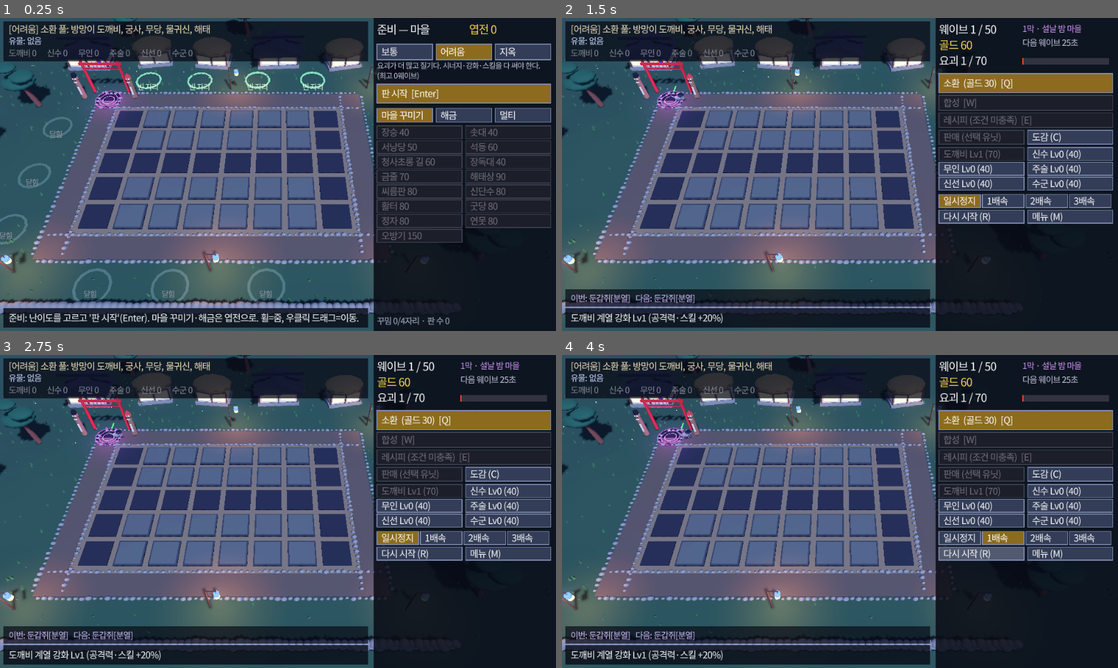
Above: before the commit, frames 1-4 (two rows, left to right).
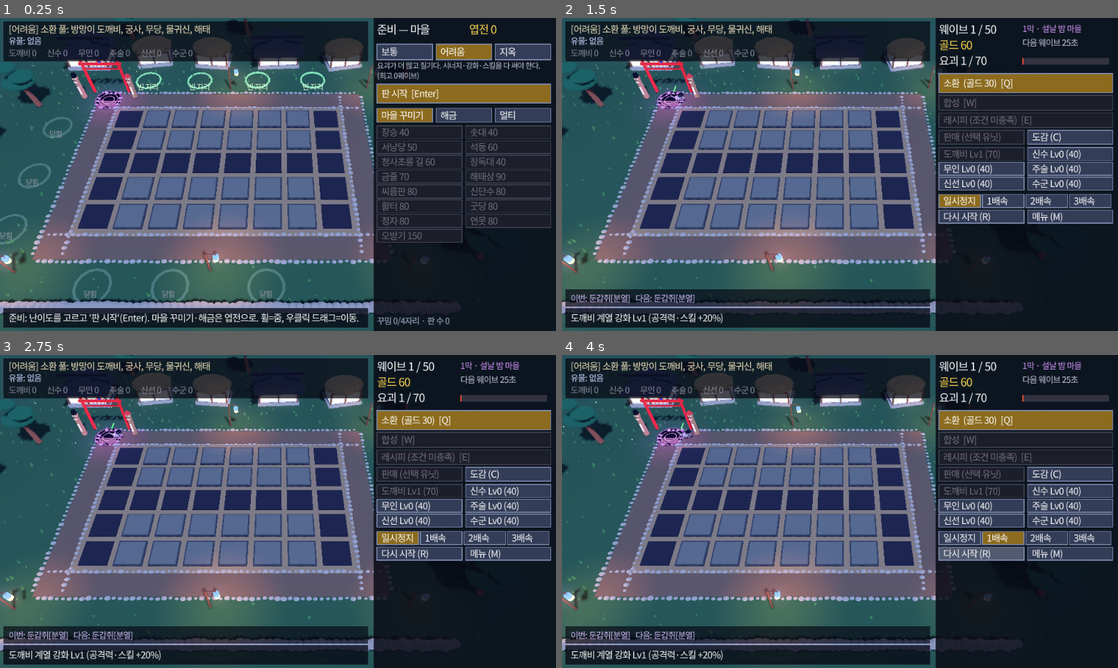
Above: after the commit, the same moments.

Repository: rlawnstlr001-design/SoloOS
Game: Godot game, scene res://scenes/toy2.tscn
The game is run twice, just before and just after one commit, with the same random seed, the same clock (stepped at 60 frames per second) and the same inputs. This scene is started directly instead of the project's main scene.
Inputs (mouse positions are in pixels of both pictures, inside the frame that each line leads up to):
- Up to frame 1 (0.25 s): no input
- Up to frame 2 (1.5 s): tap Enter at 0.5 s; move the mouse to (962, 158) at 0.52 s; hold D 0.53-1.25 s; tap T at 0.6 s; click (962, 158) at 0.67 s; tap Space at 0.77 s; drag from (728, 190) to (812, 237) at 1.27 s
- Up to frame 3 (2.75 s): move the mouse to (333, 442) at 2.02 s; hold D from 2.03 s (still down); tap Enter at 2.1 s
- Up to frame 4 (4 s): release D at 2.75 s; drag from (812, 574) to (673, 464) at 2.77 s; move the mouse to (1006, 558) at 3.52 s; hold A from 3.53 s (still down); tap F at 3.6 s; tap Space at 3.77 s

The runs differ from the first frame. In frame 1, 2.3% of the frame differs, in the area x 0-68%, y 0-95%; in frame 2, 1.7%; in frame 3, 1.7%; in frame 4, 1.7%.

Commit message:
Style pass: cel shading, outlines, chibi heads, motion, Korean dokkaebi
First step of the character quality roadmap (docs/design/14_style_pass.md).
Visual only; bot balance numbers are unchanged.

- Toon diffuse/specular and a soft rim light on every material
- Inverted-hull outlines on unit and yokai parts (tiny eyes/strings skipped)
- Bigger heads (x1.32) on 32 humanoid units for ~2.5-head proportions
- Motion: summon pop-in, smooth turn toward targets, squash on attack,
  white flash on hit, shrink-sink-spin on death
- 방망이 도깨비 redesign without the oni look (no horn, no tiger skin):
  저고리 and white trousers, big shaggy mane, wide grin, knobbly club;
  도깨비 대왕 gets a gold crown instead of horns

Co-Authored-By: Claude Opus 5.5 <noreply@anthropic.com>

Diff:
--- a/scripts/toy2.gd
+++ b/scripts/toy2.gd
@@ -612,6 +612,8 @@
 		"mp": 50.0 if UNITS[t].get("hero", false) else 0.0, "auto": true, "buff_t": 0.0, "buff_m": 1.0}
 	u["rig"] = u["node"].get_node("rig")
 	u["node"].position = slot_pos(s) + Vector3(0, 0.12, 0)
+	u["face"] = 0.0
+	art.pop(u["node"])
 	units.append(u)
 	_recount()
 
@@ -1114,6 +1116,7 @@
 	var n: Node3D = look["node"]
 	e["segs"] = look["segs"]
 	e["rig"] = look["rig"]
+	e["flash"] = look["flash"]
 	e["sc"] = 1.0 if boss else (0.75 + 0.01 * wave) * (0.7 if child else 1.0)
 	n.scale = Vector3.ONE * e["sc"]
 	n.position = path_pos(at_d)
@@ -1313,7 +1316,7 @@
 		if U["sp"] == "gold" and rng.randf() < (0.25 if U.get("hero", false) else 0.08) * (2.0 if gold_x2 else 1.0):
 			gold += 1
 			_float("+1 뚝딱", up + Vector3(0, 1.8, 0), Color(1, 0.85, 0.2))
-		u["node"].rotation.y = atan2(tp.x - up.x, tp.z - up.z)
+		u["face"] = atan2(tp.x - up.x, tp.z - up.z)
 		u["atk"] = 1.0
 
 
@@ -1343,7 +1346,7 @@
 			for sgm in e4["segs"]: sgm.queue_free()
 			if wave >= LAST_WAVE:
 				_end_run(true, "최종 보스 %s 격퇴!" % ENEMIES[key]["n"])
-		e4["node"].queue_free()
+		art.die(e4["node"])
 		enemies.remove_at(k)
 		if split:
 			_spawn_enemy(key, true, maxf(0.0, d - 0.2))
@@ -1361,11 +1364,14 @@
 		if u["tier"] == 3: u["node"].position.y = 0.12 + 0.08 * sin(t_acc * 3.0)
 		u["atk"] = maxf(0.0, u["atk"] - delta * 5.0)
 		var rig: Node3D = u["rig"]
-		rig.position = Vector3(0, 0.08, 0.22 * sin(u["atk"] * PI))
-		rig.scale = Vector3(1.0, 1.0 + 0.035 * sin(t_acc * 2.4 + u["slot"]), 1.0)
+		var a := sin(u["atk"] * PI)
+		rig.position = Vector3(0, 0.08, 0.22 * a)
+		rig.scale = Vector3(1.0 + 0.1 * a, 1.0 - 0.12 * a + 0.035 * sin(t_acc * 2.4 + u["slot"]), 1.0 + 0.1 * a)
+		u["node"].rotation.y = lerp_angle(u["node"].rotation.y, u["face"], minf(1.0, delta * 12.0))
 	for e in enemies:
 		e["hit"] = maxf(0.0, e["hit"] - delta)
 		e["node"].scale = Vector3.ONE * e["sc"] * (1.0 + 1.6 * e["hit"])
+		if e.has("flash"): e["flash"].visible = e["hit"] > 0.05
 		e["rig"].visible = targetable(e) or e["hp"] <= 0.0
 		if not e["boss"]: e["rig"].rotation.z = 0.15 * sin(t_acc * 9.0 + e["d"] * 2.0)
 	hud.queue_redraw()
--- a/scripts/toy2_art.gd
+++ b/scripts/toy2_art.gd
@@ -41,6 +41,7 @@
 	var m := StandardMaterial3D.new()
 	m.albedo_color = Color(c.r, c.g, c.b, alpha)
 	m.roughness = 0.85
+	_toon(m)
 	if e > 0:
 		m.emission_enabled = true; m.emission = emis; m.emission_energy_multiplier = e
 	if alpha < 1.0:
@@ -68,8 +69,67 @@
 	m.albedo_color = c
 	m.metallic = 0.8
 	m.roughness = 0.35
+	_toon(m)
 	mats[key] = m
 	return m
+
+
+# ---------------- style: cel shading, outlines, chibi heads ----------------
+# Style pass (docs/design/14_style_pass.md): banded toon light + soft rim on everything, an inverted-hull outline on
+# characters, and bigger heads on humanoid units so they read at gameplay zoom.
+const OUTLINE_W := 0.018
+const CHIBI := ["dokkaebi", "dokkaebi_king", "gungsa", "chakho", "posu", "mudang", "jeoseung", "yeomra", "mulgwisin", "ssireum",
+	"bihyeong", "gwigyo", "hwarang", "seungbyeong", "agijangsu", "cheoyong", "cheoyongrang", "pansu", "bari", "jeonuchi", "honggildong",
+	"hwalbin", "baksi", "mago", "tongjesa", "yongwang", "yeonggam", "uibyeong", "uinyeo", "samsin", "jacheongbi", "seungjang"]
+var outline_pass: StandardMaterial3D = null
+var outlined := {}
+
+
+func _toon(m: StandardMaterial3D) -> void:
+	m.diffuse_mode = BaseMaterial3D.DIFFUSE_TOON
+	m.specular_mode = BaseMaterial3D.SPECULAR_TOON
+	m.rim_enabled = true
+	m.rim = 0.3
+	m.rim_tint = 0.6
+
+
+func _outline_of(m: Material) -> Material:
+	var sm := m as StandardMaterial3D
+	if sm == null or sm.transparency != BaseMaterial3D.TRANSPARENCY_DISABLED or sm.shading_mode == BaseMaterial3D.SHADING_MODE_UNSHADED:
+		return m
+	var id := sm.get_instance_id()
+	if outlined.has(id): return outlined[id]
+	if outline_pass == null:
+		outline_pass = StandardMaterial3D.new()
+		outline_pass.shading_mode = BaseMaterial3D.SHADING_MODE_UNSHADED
+		outline_pass.cull_mode = BaseMaterial3D.CULL_FRONT
+		outline_pass.grow = true
+		outline_pass.grow_amount = OUTLINE_W
+		outline_pass.albedo_color = Color(0.05, 0.04, 0.08)
+	var d := sm.duplicate() as StandardMaterial3D
+	d.next_pass = outline_pass
+	outlined[id] = d
+	return d
+
+
+func style_tree(n: Node) -> void:
+	# outlines on every opaque part big enough to carry one (tiny eyes and strings stay clean)
+	for ch in n.get_children():
+		if ch is MeshInstance3D:
+			var mi := ch as MeshInstance3D
+			if mi.mesh != null and mi.mesh.get_aabb().size.length() * mi.scale.length() / 1.732 > 0.13:
+				mi.material_override = _outline_of(mi.material_override)
+		if ch is Node3D and not (ch is Light3D): style_tree(ch)
+
+
+func _chibi(cont: Node3D, hc: Vector3, thr: float, k: float) -> void:
+	# scale everything above the neck around the head centre: bigger head, hat and face
+	for ch in cont.get_children():
+		if not (ch is Node3D): continue
+		var c3 := ch as Node3D
+		if c3.position.y < thr: continue
+		c3.position = hc + (c3.position - hc) * k
+		c3.scale *= k
 
 
 func cyl(top: float, bot: float, h: float, seg: int = 8) -> CylinderMesh:
@@ -473,8 +533,13 @@
 			var halo2 := part(rig, torus(0.65, 0.75), fx_mat(Color(1, 0.6, 0.3), 0.5), Vector3(0, 0.1, 0))
 			halo2.cast_shadow = GeometryInstance3D.SHADOW_CASTING_SETTING_OFF
 		"seungjang": _human(rig, {"robe": Color(0.5, 0.48, 0.45), "top": Color(0.7, 0.35, 0.2), "sash": GOLD, "hat": "satgat", "weapon": "staff", "cape": Color(0.6, 0.3, 0.15), "scale": 1.1})
+	if CHIBI.has(t):
+		var cont: Node3D = rig
+		if rig.get_child_count() == 1 and not (rig.get_child(0) is MeshInstance3D): cont = rig.get_child(0)
+		_chibi(cont, Vector3(0, 1.02, 0), 0.9, 1.32)
+	style_tree(rig)
 	if hero:
-		var halo := part(n, torus(0.26, 0.32), mat(GOLD, GOLD, 3.0), Vector3(0, 1.8, 0))
+		var halo := part(n, torus(0.26, 0.32), mat(GOLD, GOLD, 3.0), Vector3(0, 1.95, 0))
 		halo.cast_shadow = GeometryInstance3D.SHADOW_CASTING_SETTING_OFF
 	if tier >= 2:
 		var l := OmniLight3D.new(); l.light_color = tier_c; l.omni_range = 2.2; l.light_energy = 0.8 + tier * 0.4; l.position = Vector3(0, 1.0, 0)
@@ -486,34 +551,42 @@
 
 
 func _m_dokkaebi(r: Node3D, king: bool) -> void:
-	var red := Color(0.7, 0.13, 0.12) if king else Color(0.86, 0.27, 0.2)
-	for sx in [-1.0, 1.0]:
-		part(r, cyl(0.07, 0.09, 0.3, 6), mat(red.darkened(0.15)), Vector3(sx * 0.13, 0.15, 0))
-	part(r, cyl(0.3, 0.33, 0.2, 10), mat(Color(0.95, 0.68, 0.2)), Vector3(0, 0.36, 0))
-	for k in range(3):
-		part(r, box(Vector3(0.05, 0.2, 0.04)), mat(INK), Vector3(-0.15 + k * 0.15, 0.36, 0.3))
-	part(r, sph(0.32), mat(red), Vector3(0, 0.63, 0), Vector3.ZERO, Vector3(1, 1.05, 0.9))
-	part(r, sph(0.2), mat(red.lightened(0.15)), Vector3(0, 0.58, 0.15))
-	part(r, sph(0.27), mat(red.lightened(0.05)), Vector3(0, 1.02, 0.02))
+	# Korean-leaning dokkaebi: ruddy skin, 바지저고리, huge shaggy mane, big eyes and grin, knobbly wooden club.
+	# No horn and no tiger-skin loincloth (that look is criticised as Japanese oni influence).
+	var skin := Color(0.66, 0.34, 0.24) if king else Color(0.74, 0.4, 0.27)
+	var jacket := Color(0.62, 0.12, 0.14) if king else Color(0.25, 0.33, 0.55)
+	var pants := Color(0.92, 0.9, 0.84)
+	for sx in [-1.0, 1.0]:
+		part(r, cyl(0.08, 0.1, 0.28, 6), mat(pants), Vector3(sx * 0.13, 0.15, 0))
+		part(r, torus(0.06, 0.09), mat(jacket.darkened(0.2)), Vector3(sx * 0.13, 0.06, 0))
+		part(r, box(Vector3(0.14, 0.06, 0.24)), mat(Color(0.75, 0.65, 0.42)), Vector3(sx * 0.13, 0.02, 0.04))
+	part(r, cyl(0.25, 0.33, 0.24, 10), mat(pants), Vector3(0, 0.36, 0))
+	part(r, sph(0.32), mat(jacket), Vector3(0, 0.64, 0), Vector3.ZERO, Vector3(1.05, 1.0, 0.92))
+	part(r, box(Vector3(0.08, 0.3, 0.04)), mat(Color(0.97, 0.97, 0.95)), Vector3(-0.06, 0.74, 0.27), Vector3(0, 0, 0.5))
+	part(r, torus(0.27, 0.31), mat(jacket.darkened(0.25)), Vector3(0, 0.46, 0))
+	part(r, sph(0.27), mat(skin), Vector3(0, 1.02, 0.02))
+	for k in range(9):
+		var a := k * TAU / 9.0
+		part(r, sph(0.12), mat(Color(0.16, 0.14, 0.18)), Vector3(cos(a) * 0.24, 1.1 + 0.08 * sin(a * 2.0), sin(a) * 0.2 - 0.07))
+	part(r, sph(0.16), mat(Color(0.16, 0.14, 0.18)), Vector3(0, 1.24, -0.08), Vector3.ZERO, Vector3(1.4, 0.8, 1.2))
+	eyes(r, 1.08, 0.22, 0.1, 0.08)
+	for sx in [-1.0, 1.0]: part(r, box(Vector3(0.12, 0.035, 0.04)), mat(Color(0.12, 0.1, 0.1)), Vector3(sx * 0.1, 1.17, 0.22), Vector3(0, 0, -sx * 0.25))
+	part(r, sph(0.07), mat(skin.darkened(0.12)), Vector3(0, 1.0, 0.27))
+	part(r, box(Vector3(0.26, 0.07, 0.04)), mat(Color(0.25, 0.06, 0.06)), Vector3(0, 0.91, 0.23))
+	for sx in [-1.0, 1.0]: part(r, cyl(0.03, 0.0, 0.07, 4), mat(Color(0.98, 0.96, 0.88)), Vector3(sx * 0.08, 0.91, 0.25))
+	if king:
+		part(r, cyl(0.2, 0.2, 0.08, 12), mat(GOLD, GOLD, 0.8), Vector3(0, 1.3, 0))
+		for k in range(5):
+			var a := k * TAU / 5.0
+			part(r, box(Vector3(0.05, 0.2, 0.02)), mat(GOLD, GOLD, 0.8), Vector3(cos(a) * 0.19, 1.42, sin(a) * 0.19), Vector3(0, -a, 0))
+		part(r, box(Vector3(0.62, 0.78, 0.05)), mat(Color(0.28, 0.08, 0.32)), Vector3(0, 0.66, -0.3), Vector3(0.15, 0, 0))
+	part(r, cyl(0.07, 0.08, 0.36, 6), mat(jacket), Vector3(0.33, 0.66, 0.05), Vector3(0, 0, 0.9))
+	var club := node(r, Vector3(0.48, 0.62, 0.12), Vector3(0.5, 0, -0.5))
+	var cm := mat(GOLD, GOLD, 0.7) if king else mat(Color(0.52, 0.34, 0.2))
+	part(club, cyl(0.14, 0.06, 0.62, 8), cm, Vector3(0, 0.31, 0))
 	for k in range(6):
-		part(r, sph(0.09), mat(Color(0.12, 0.08, 0.06)), Vector3(cos(k * 1.05) * 0.2, 1.2, sin(k * 1.05) * 0.18 - 0.06))
-	eyes(r, 1.07, 0.22, 0.1, 0.075)
-	part(r, sph(0.05), mat(red.darkened(0.2)), Vector3(0, 0.99, 0.27))
-	part(r, box(Vector3(0.24, 0.06, 0.04)), mat(Color(0.98, 0.96, 0.88)), Vector3(0, 0.91, 0.24))
-	if king:
-		for sx in [-1.0, 1.0]:
-			part(r, cyl(0.0, 0.07, 0.34, 6), mat(GOLD, GOLD, 0.8), Vector3(sx * 0.14, 1.32, 0), Vector3(0, 0, -sx * 0.35))
-		part(r, box(Vector3(0.62, 0.78, 0.05)), mat(Color(0.28, 0.08, 0.32)), Vector3(0, 0.66, -0.3), Vector3(0.15, 0, 0))
-		part(r, torus(0.18, 0.22), mat(GOLD, GOLD, 1.0), Vector3(0, 0.66, 0), Vector3.ZERO, Vector3(1.7, 1, 1.5))
-	else:
-		part(r, cyl(0.0, 0.08, 0.3, 6), mat(Color(0.97, 0.92, 0.75)), Vector3(0, 1.37, 0.02))
-	part(r, cyl(0.06, 0.07, 0.36, 6), mat(red), Vector3(0.33, 0.66, 0.05), Vector3(0, 0, 0.9))
-	var club := node(r, Vector3(0.48, 0.62, 0.12), Vector3(0.5, 0, -0.5))
-	var cm := mat(GOLD, GOLD, 0.7) if king else mat(Color(0.5, 0.32, 0.18))
-	part(club, cyl(0.13, 0.05, 0.6, 8), cm, Vector3(0, 0.3, 0))
-	for k in range(5):
-		var a := k * TAU / 5.0
-		part(club, sph(0.04), mat(Color(0.85, 0.85, 0.8)), Vector3(cos(a) * 0.12, 0.48, sin(a) * 0.12))
+		var a := k * TAU / 6.0
+		part(club, sph(0.055), cm, Vector3(cos(a) * 0.12, 0.38 + 0.08 * (k % 2), sin(a) * 0.12))
 
 
 func _m_gungsa(r: Node3D, hero: bool) -> void:
@@ -727,8 +800,13 @@
 		"dokryong": segs = _e_dokryong(rig)
 		"goldpig": _e_goldpig(rig)
 		_: _jabgwi(rig)
+	style_tree(rig)
+	for sg in segs: style_tree(sg)
+	var flash := part(n, sph(0.5), fx_mat(Color(1, 1, 1), 0.55), Vector3(0, 0.5, 0), Vector3.ZERO, Vector3.ONE * (2.0 if boss else 1.0))
+	flash.cast_shadow = GeometryInstance3D.SHADOW_CASTING_SETTING_OFF
+	flash.visible = false
 	root.add_child(n)
-	return {"node": n, "rig": rig, "segs": segs}
+	return {"node": n, "rig": rig, "segs": segs, "flash": flash}
 
 
 func _jabgwi(r: Node3D) -> void:
@@ -1487,7 +1565,10 @@
 
 func _effect(n: Node3D, kind: String, life: float, vel: Vector3 = Vector3.ZERO) -> void:
 	if effects.size() > 120:
-		if is_instance_valid(effects[0]["node"]): effects[0]["node"].queue_free()
+		var old: Dictionary = effects[0]
+		if is_instance_valid(old["node"]):
+			if old["kind"] == "pop": old["node"].scale = old["vel"]
+			else: old["node"].queue_free()
 		effects.remove_at(0)
 	effects.append({"node": n, "kind": kind, "t": 0.0, "life": life, "vel": vel})
 
@@ -1516,6 +1597,21 @@
 	if big:
 		ring(pos, c, 3.0)
 		puff(pos, c, 10, 0.22)
+
+
+func pop(n: Node3D) -> void:
+	# summon pop-in: scale up from small with a little overshoot
+	if headless: return
+	_effect(n, "pop", 0.28, n.scale)
+	n.scale = n.scale * 0.2
+
+
+func die(n: Node3D) -> void:
+	# death: shrink, sink and spin instead of vanishing
+	if headless:
+		n.queue_free()
+		return
+	_effect(n, "die", 0.35, n.scale)
 
 
 func update(dt: float, t: float) -> void:
@@ -1541,12 +1637,21 @@
 		e["t"] += dt
 		var f: float = e["t"] / e["life"]
 		if f >= 1.0 or not is_instance_valid(e["node"]):
-			if is_instance_valid(e["node"]): e["node"].queue_free()
+			if is_instance_valid(e["node"]):
+				if e["kind"] == "pop": e["node"].scale = e["vel"]
+				else: e["node"].queue_free()
 			effects.remove_at(k)
 			continue
 		var n2: Node3D = e["node"]
 		var v: Vector3 = e["vel"]
 		match e["kind"]:
+			"pop":
+				var o := sin(f * PI) * 0.18
+				n2.scale = v * (0.2 + 0.8 * minf(1.0, f * 1.4) + o)
+			"die":
+				n2.scale = v * maxf(0.01, 1.0 - f)
+				n2.position.y -= dt * 1.5
+				n2.rotation.y += dt * 10.0
 			"puff":
 				n2.position += v * dt
 				n2.scale = Vector3.ONE * (1.0 - f)
Not shown, added: docs/design/14_style_pass.md
Not shown, changed: docs/design/README.md
